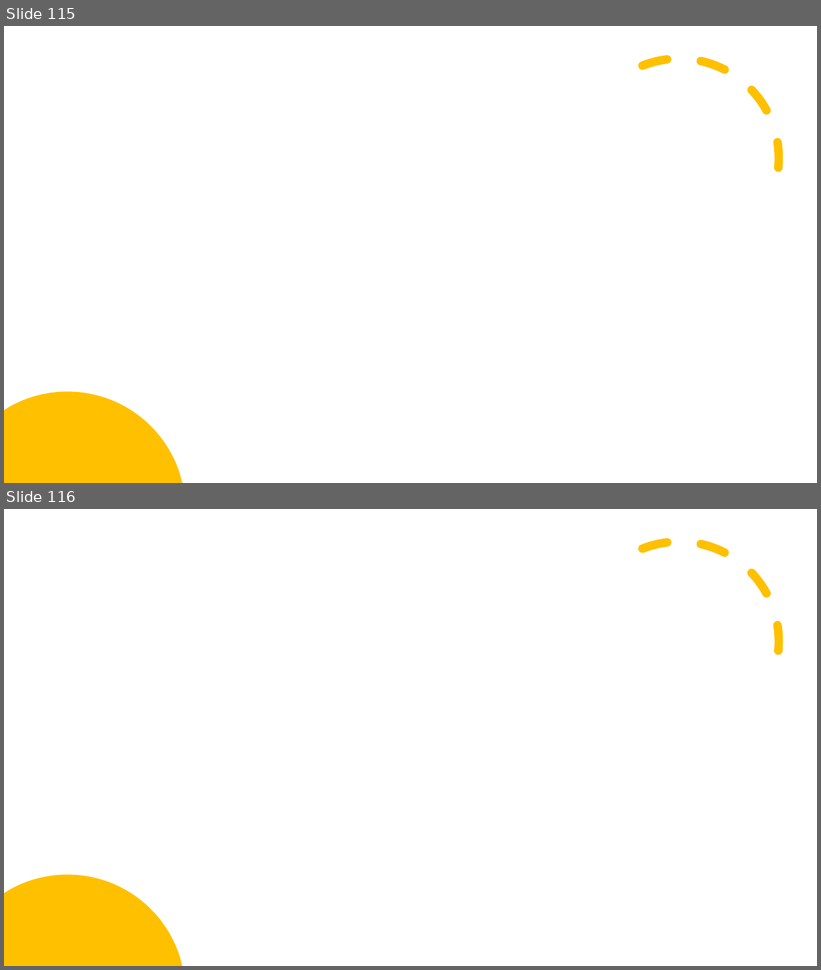
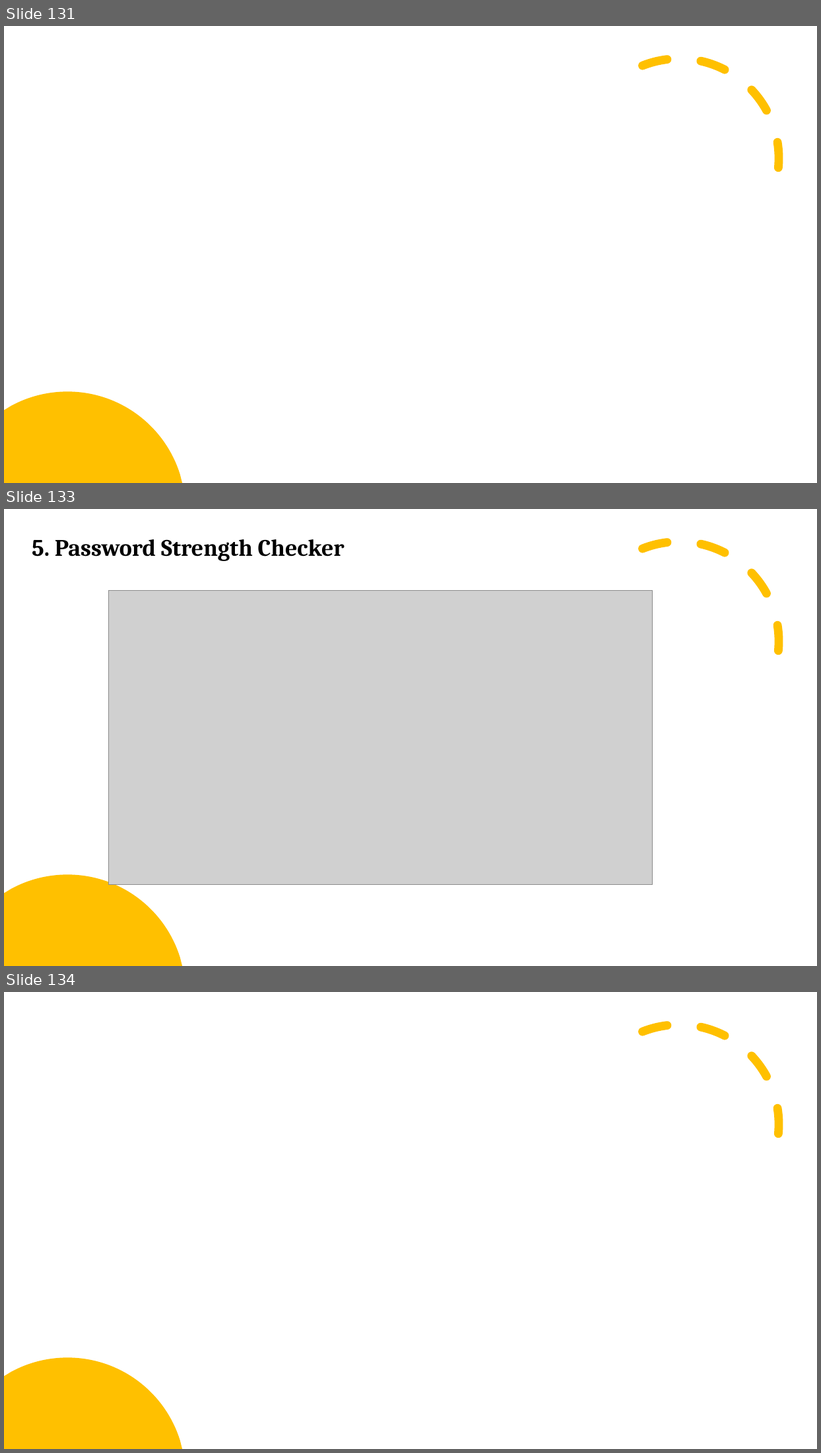
Before and after one commit to arrojuh/python_vishal, a slide deck: Learning_python.pptx. Shown one above the other, each under a label of ours: slides 115 and 116 before the commit, slides 131, 133 and 134 after it; the slides between them are not shown. The pictures are 821x970 and 821x1453 pixels, drawn with LibreOffice and Linux fonts; fonts in the diff are those of the drawing; grey boxes stand for pictures. Boxes give left, top, right and bottom in pixels: in the first picture for what was removed or moved away, otherwise in the second. Text is boxed around its words. In the diff, an @@ line names an element or a change of style, - is before the commit and + after.

```diff
--- a/Learning_python.pptx
+++ b/Learning_python.pptx
@@ slide 133 added at box(4, 509, 817, 966), background #FFFFFF @@
@@ arc (boxed as its full ellipse) added at box(548, 510, 811, 773), outline #FFC000 10 pt dashed @@
@@ text added at box(32, 539, 345, 561), 28 pt, text #000000, bold @@
+5. Password Strength Checker
@@ picture added at box(109, 590, 652, 885) @@
@@ freeform shape added at box(4, 875, 182, 966), fill #FFC000 @@
@@ what was slide 115 is now slide 131 @@
@@ what was slide 116 is now slide 134 @@
```
Also in this commit, not shown: 5 slides changed, 23 other slides added, 6 slides removed.
